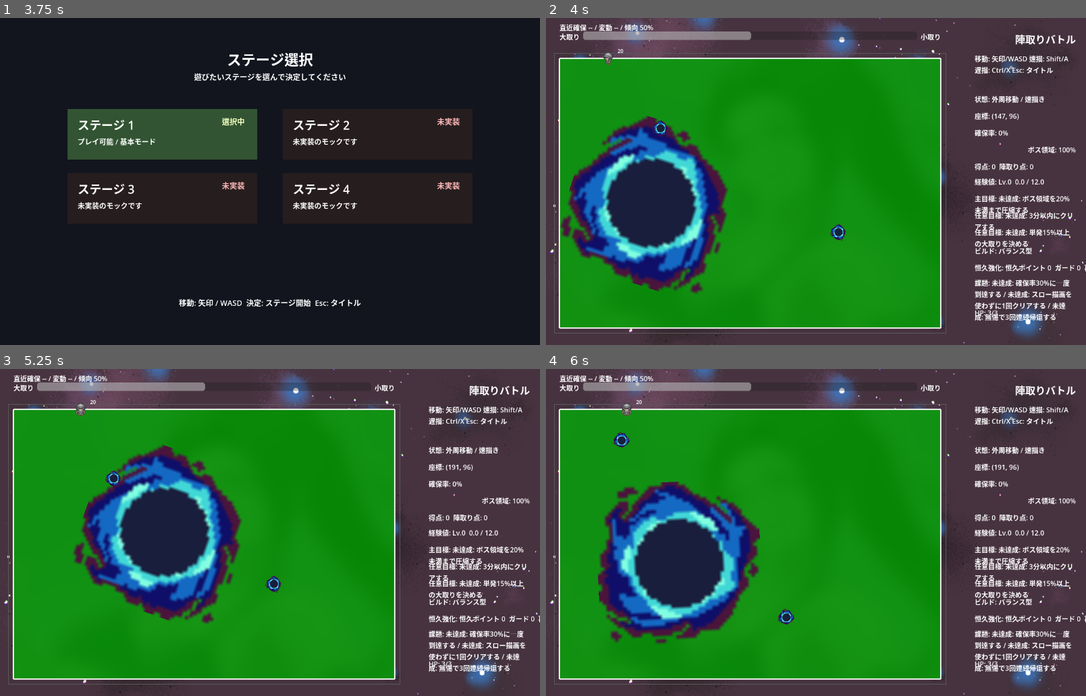
Above: before the commit, frames 1-4 (two rows, left to right).
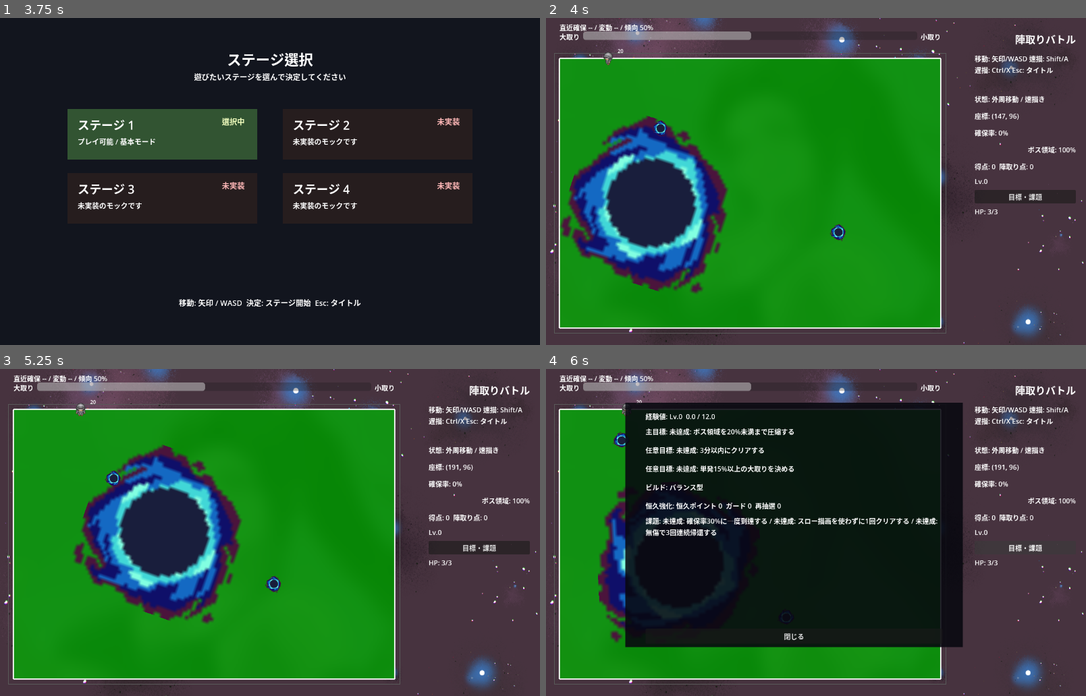
Above: after the commit, the same moments.

Repository: goenc/qix-project
Game: Godot game, scene res://scenes/title_main.tscn
Same seed, same stepped clock (60 frames per second), same inputs: the game is played once before the commit and once after it.
Inputs (mouse positions are in pixels of both pictures, inside the frame that each line leads up to):
- Up to frame 1 (3.75 s): tap Enter (qix_start) at 0.5, 1.25, 1.35, 2, 2.75, 3.5 s; move the mouse to (388, 165) at 0.52 s; hold Right (move_right) 0.53-1.28 s; tap Shift (qix_draw) at 0.6 s; click (388, 165) at 0.67 s; tap Space at 0.77, 1.52, 3.02 s; move the mouse to (162, 197) at 1.27 s; hold Down (move_down) 1.28-2.03 s; click (162, 197) at 1.42 s; move the mouse to (324, 109) at 2.02 s; hold Right (move_right) 2.03-2.78 s; tap Ctrl at 2.1 s; click (324, 109) at 2.17 s; move the mouse to (243, 246) at 2.77 s; hold Up (move_up) 2.78-3.53 s; tap 1 at 2.85 s; click (243, 246) at 2.92 s; move the mouse to (432, 230) at 3.52 s; hold Left (move_left) from 3.53 s (still down); tap 2 at 3.6 s; click (432, 230) at 3.67 s
- Up to frame 2 (4 s): keep holding Left (move_left); tap Space at 3.77 s
- Up to frame 3 (5.25 s): tap Escape (ui_cancel) at 4.15 s; move the mouse to (108, 483) at 4.27 s; tap 3 at 4.35 s; click (108, 483) at 4.42 s; tap Space at 4.52 s; tap Enter (qix_start) at 5 s; move the mouse to (297, 532) at 5.02 s; release Left (move_left) at 5.03 s; hold Down (move_down) from 5.03 s (still down); tap R at 5.1 s; click (297, 532) at 5.17 s
- Up to frame 4 (6 s): release Down (move_down) at 5.75 s; click (1026, 548) at 5.75 s, where only the run after the commit has a clickable "目標・課題"

Frame 1 is identical in both runs. In frame 2, 2.7% of the frame differs, in the area x 79-100%, y 49-93%; in frame 3, 2.7%; in frame 4, 49%, in the area x 14-100%, y 10-93%.

Commit message:
右HUDの目標・課題情報を詳細ポップアップへ移動
長文の進行情報を常時表示から外し、目標・課題ボタンで開閉できる詳細表示に整理する。

Co-authored-by: Cursor <cursoragent@cursor.com>

Diff:
--- a/scenes/base_main.tscn
+++ b/scenes/base_main.tscn
@@ -158,86 +158,110 @@
 offset_top = 376.0
 offset_right = -24.0
 offset_bottom = 404.0
-text = "経験値: Lv.0  0.0 / 12.0"
-
-[node name="ObjectivePrimaryLabel" type="Label" parent="Ui/Root"]
-anchor_left = 1.0
-anchor_right = 1.0
-offset_left = -264.0
-offset_top = 416.0
-offset_right = -24.0
-offset_bottom = 452.0
-autowrap_mode = 3
-text = "主目標: 未達成: ボス領域を20%未満まで圧縮する"
-
-[node name="ObjectiveOptional1Label" type="Label" parent="Ui/Root"]
-anchor_left = 1.0
-anchor_right = 1.0
-offset_left = -264.0
-offset_top = 456.0
-offset_right = -24.0
-offset_bottom = 492.0
-autowrap_mode = 3
-text = "任意目標: 未達成: 3分以内にクリアする"
-
-[node name="ObjectiveOptional2Label" type="Label" parent="Ui/Root"]
-anchor_left = 1.0
-anchor_right = 1.0
-offset_left = -264.0
-offset_top = 496.0
-offset_right = -24.0
-offset_bottom = 532.0
-autowrap_mode = 3
-text = "任意目標: 未達成: 単発15%以上の大取りを決める"
-
-[node name="BuildLabel" type="Label" parent="Ui/Root"]
-anchor_left = 1.0
-anchor_right = 1.0
-offset_left = -264.0
-offset_top = 540.0
-offset_right = -24.0
-offset_bottom = 576.0
-autowrap_mode = 3
-text = "ビルド: バランス型"
-
-[node name="MetaLabel" type="Label" parent="Ui/Root"]
-anchor_left = 1.0
-anchor_right = 1.0
-offset_left = -264.0
-offset_top = 580.0
-offset_right = -24.0
-offset_bottom = 608.0
-text = "恒久強化: 恒久ポイント 0  ガード 0  再抽選 0"
-
-[node name="QuestLabel" type="Label" parent="Ui/Root"]
-anchor_left = 1.0
-anchor_right = 1.0
-offset_left = -264.0
-offset_top = 616.0
-offset_right = -24.0
-offset_bottom = 680.0
-autowrap_mode = 3
-text = "課題:"
+text = "Lv.0"
+
+[node name="ObjectivesQuestsButton" type="Button" parent="Ui/Root"]
+anchor_left = 1.0
+anchor_right = 1.0
+offset_left = -264.0
+offset_top = 408.0
+offset_right = -24.0
+offset_bottom = 440.0
+text = "目標・課題"
 
 [node name="HpLabel" type="Label" parent="Ui/Root"]
 anchor_left = 1.0
 anchor_right = 1.0
 offset_left = -264.0
-offset_top = 688.0
-offset_right = -24.0
-offset_bottom = 716.0
+offset_top = 448.0
+offset_right = -24.0
+offset_bottom = 476.0
 text = "HP: 3/3"
 
 [node name="ResultLabel" type="Label" parent="Ui/Root"]
 anchor_left = 1.0
 anchor_right = 1.0
 offset_left = -264.0
-offset_top = 724.0
-offset_right = -24.0
-offset_bottom = 766.0
+offset_top = 484.0
+offset_right = -24.0
+offset_bottom = 526.0
 theme_override_font_sizes/font_size = 28
 horizontal_alignment = 2
 text = ""
+
+[node name="ObjectivesQuestDetailOverlay" type="Control" parent="Ui/Root"]
+visible = false
+offset_left = 188.0
+offset_top = 80.0
+offset_right = 988.0
+offset_bottom = 660.0
+mouse_filter = 2
+
+[node name="DetailBackdrop" type="ColorRect" parent="Ui/Root/ObjectivesQuestDetailOverlay"]
+offset_right = 800.0
+offset_bottom = 580.0
+color = Color(0.03, 0.03, 0.06, 0.88)
+
+[node name="DetailGrowthLabel" type="Label" parent="Ui/Root/ObjectivesQuestDetailOverlay"]
+offset_left = 48.0
+offset_top = 20.0
+offset_right = 752.0
+offset_bottom = 48.0
+text = "経験値: Lv.0  0.0 / 12.0"
+
+[node name="DetailObjectivePrimaryLabel" type="Label" parent="Ui/Root/ObjectivesQuestDetailOverlay"]
+offset_left = 48.0
+offset_top = 56.0
+offset_right = 752.0
+offset_bottom = 92.0
+autowrap_mode = 3
+text = "主目標: 未達成: ボス領域を20%未満まで圧縮する"
+
+[node name="DetailObjectiveOptional1Label" type="Label" parent="Ui/Root/ObjectivesQuestDetailOverlay"]
+offset_left = 48.0
+offset_top = 100.0
+offset_right = 752.0
+offset_bottom = 136.0
+autowrap_mode = 3
+text = "任意目標: 未達成: 3分以内にクリアする"
+
+[node name="DetailObjectiveOptional2Label" type="Label" parent="Ui/Root/ObjectivesQuestDetailOverlay"]
+offset_left = 48.0
+offset_top = 144.0
+offset_right = 752.0
+offset_bottom = 180.0
+autowrap_mode = 3
+text = "任意目標: 未達成: 単発15%以上の大取りを決める"
+
+[node name="DetailBuildLabel" type="Label" parent="Ui/Root/ObjectivesQuestDetailOverlay"]
+offset_left = 48.0
+offset_top = 188.0
+offset_right = 752.0
+offset_bottom = 224.0
+autowrap_mode = 3
+text = "ビルド: バランス型"
+
+[node name="DetailMetaLabel" type="Label" parent="Ui/Root/ObjectivesQuestDetailOverlay"]
+offset_left = 48.0
+offset_top = 232.0
+offset_right = 752.0
+offset_bottom = 260.0
+text = "恒久強化: 恒久ポイント 0  ガード 0  再抽選 0"
+
+[node name="DetailQuestLabel" type="Label" parent="Ui/Root/ObjectivesQuestDetailOverlay"]
+offset_left = 48.0
+offset_top = 268.0
+offset_right = 752.0
+offset_bottom = 332.0
+autowrap_mode = 3
+text = "課題:"
+
+[node name="DetailCloseButton" type="Button" parent="Ui/Root/ObjectivesQuestDetailOverlay"]
+offset_left = 48.0
+offset_top = 536.0
+offset_right = 752.0
+offset_bottom = 572.0
+text = "閉じる"
 
 [node name="UpgradeOverlay" type="Control" parent="Ui/Root"]
 visible = false
--- a/scripts/game/base_main.gd
+++ b/scripts/game/base_main.gd
@@ -53,12 +53,16 @@
 @onready var boss_region_label: Label = $Ui/Root/BossRegionLabel
 @onready var shards_label: Label = $Ui/Root/ShardsLabel
 @onready var growth_label: Label = $Ui/Root/GrowthLabel
-@onready var objective_primary_label: Label = $Ui/Root/ObjectivePrimaryLabel
-@onready var objective_optional_1_label: Label = $Ui/Root/ObjectiveOptional1Label
-@onready var objective_optional_2_label: Label = $Ui/Root/ObjectiveOptional2Label
-@onready var build_label: Label = $Ui/Root/BuildLabel
-@onready var meta_label: Label = $Ui/Root/MetaLabel
-@onready var quest_label: Label = $Ui/Root/QuestLabel
+@onready var objectives_quests_button: Button = $Ui/Root/ObjectivesQuestsButton
+@onready var objectives_quest_detail_overlay: Control = $Ui/Root/ObjectivesQuestDetailOverlay
+@onready var detail_growth_label: Label = $Ui/Root/ObjectivesQuestDetailOverlay/DetailGrowthLabel
+@onready var detail_objective_primary_label: Label = $Ui/Root/ObjectivesQuestDetailOverlay/DetailObjectivePrimaryLabel
+@onready var detail_objective_optional_1_label: Label = $Ui/Root/ObjectivesQuestDetailOverlay/DetailObjectiveOptional1Label
+@onready var detail_objective_optional_2_label: Label = $Ui/Root/ObjectivesQuestDetailOverlay/DetailObjectiveOptional2Label
+@onready var detail_build_label: Label = $Ui/Root/ObjectivesQuestDetailOverlay/DetailBuildLabel
+@onready var detail_meta_label: Label = $Ui/Root/ObjectivesQuestDetailOverlay/DetailMetaLabel
+@onready var detail_quest_label: Label = $Ui/Root/ObjectivesQuestDetailOverlay/DetailQuestLabel
+@onready var detail_close_button: Button = $Ui/Root/ObjectivesQuestDetailOverlay/DetailCloseButton
 @onready var hp_label: Label = $Ui/Root/HpLabel
 @onready var result_label: Label = $Ui/Root/ResultLabel
 @onready var upgrade_overlay: Control = $Ui/Root/UpgradeOverlay
@@ -157,10 +161,16 @@
 		viewport.size_changed.connect(_on_viewport_size_changed)
 	queue_redraw()
 	_sync_hud()
+	if is_instance_valid(objectives_quests_button) and !objectives_quests_button.pressed.is_connected(_on_objectives_quests_button_pressed):
+		objectives_quests_button.pressed.connect(_on_objectives_quests_button_pressed)
+	if is_instance_valid(detail_close_button) and !detail_close_button.pressed.is_connected(_close_objectives_quest_detail):
+		detail_close_button.pressed.connect(_close_objectives_quest_detail)
 
 
 func _unhandled_input(_event: InputEvent) -> void:
 	if _handle_upgrade_overlay_input(_event):
+		return
+	if _handle_objectives_quest_detail_input(_event):
 		return
 	if Input.is_action_just_pressed("ui_cancel"):
 		get_tree().paused = false
@@ -282,6 +292,42 @@
 
 func is_upgrade_draft_active() -> bool:
 	return run_progress_service != null and run_progress_service.has_pending_upgrade_draft()
+
+
+func is_objectives_quest_detail_open() -> bool:
+	return (
+		is_instance_valid(objectives_quest_detail_overlay)
+		and objectives_quest_detail_overlay.visible
+	)
+
+
+func _open_objectives_quest_detail() -> void:
+	if is_upgrade_draft_active() or !is_instance_valid(objectives_quest_detail_overlay):
+		return
+	objectives_quest_detail_overlay.visible = true
+	_sync_hud()
+
+
+func _close_objectives_quest_detail() -> void:
+	if !is_instance_valid(objectives_quest_detail_overlay):
+		return
+	objectives_quest_detail_overlay.visible = false
+
+
+func _on_objectives_quests_button_pressed() -> void:
+	if is_objectives_quest_detail_open():
+		_close_objectives_quest_detail()
+		return
+	_open_objectives_quest_detail()
+
+
+func _handle_objectives_quest_detail_input(_event: InputEvent) -> bool:
+	if !is_objectives_quest_detail_open():
+		return false
+	if Input.is_action_just_pressed("ui_cancel"):
+		_close_objectives_quest_detail()
+		return true
+	return false
 
 
 func get_draw_speed_multiplier(draw_mode_name: String) -> float:
--- a/scripts/game/services/base_main_hud_service.gd
+++ b/scripts/game/services/base_main_hud_service.gd
@@ -17,6 +17,7 @@
 	sync_cut_rating_bar()
 	sync_area_labels()
 	sync_run_progress_labels()
+	sync_objectives_quest_detail()
 	sync_upgrade_overlay()
 	update_hp_label()
 
@@ -151,17 +152,25 @@
 		int(snapshot.get("shards", 0)),
 		int(snapshot.get("territory", 0))
 	]
-	_main.growth_label.text = "経験値: Lv.%d  %.1f / %.1f" % [
+	_main.growth_label.text = "Lv.%d" % int(snapshot.get("run_level", 0))
+
+
+func sync_objectives_quest_detail(snapshot: Dictionary = {}) -> void:
+	if _main == null or !_main.is_objectives_quest_detail_open():
+		return
+	if snapshot.is_empty():
+		snapshot = _main.get_run_progress_hud_snapshot()
+	_main.detail_growth_label.text = "経験値: Lv.%d  %.1f / %.1f" % [
 		int(snapshot.get("run_level", 0)),
 		float(snapshot.get("growth_progress", 0.0)),
 		float(snapshot.get("next_growth_threshold", 0.0))
 	]
-	_main.objective_primary_label.text = "主目標: %s" % str(snapshot.get("primary_objective", "未達成: ボス領域を20%未満まで圧縮する"))
-	_main.objective_optional_1_label.text = "任意目標: %s" % str(snapshot.get("optional_objective_1", "未達成: 3分以内にクリアする"))
-	_main.objective_optional_2_label.text = "任意目標: %s" % str(snapshot.get("optional_objective_2", "未達成: 単発15%以上の大取りを決める"))
-	_main.build_label.text = str(snapshot.get("build_summary", "ビルド: バランス型"))
-	_main.meta_label.text = "%s" % str(snapshot.get("meta_summary", "恒久強化: 恒久ポイント 0  ガード 0  再抽選 0"))
-	_main.quest_label.text = "課題: %s" % str(snapshot.get("quest_summary", ""))
+	_main.detail_objective_primary_label.text = "主目標: %s" % str(snapshot.get("primary_objective", "未達成: ボス領域を20%未満まで圧縮する"))
+	_main.detail_objective_optional_1_label.text = "任意目標: %s" % str(snapshot.get("optional_objective_1", "未達成: 3分以内にクリアする"))
+	_main.detail_objective_optional_2_label.text = "任意目標: %s" % str(snapshot.get("optional_objective_2", "未達成: 単発15%以上の大取りを決める"))
+	_main.detail_build_label.text = str(snapshot.get("build_summary", "ビルド: バランス型"))
+	_main.detail_meta_label.text = "%s" % str(snapshot.get("meta_summary", "恒久強化: 恒久ポイント 0  ガード 0  再抽選 0"))
+	_main.detail_quest_label.text = "課題: %s" % str(snapshot.get("quest_summary", ""))
 
 
 func sync_upgrade_overlay() -> void:
